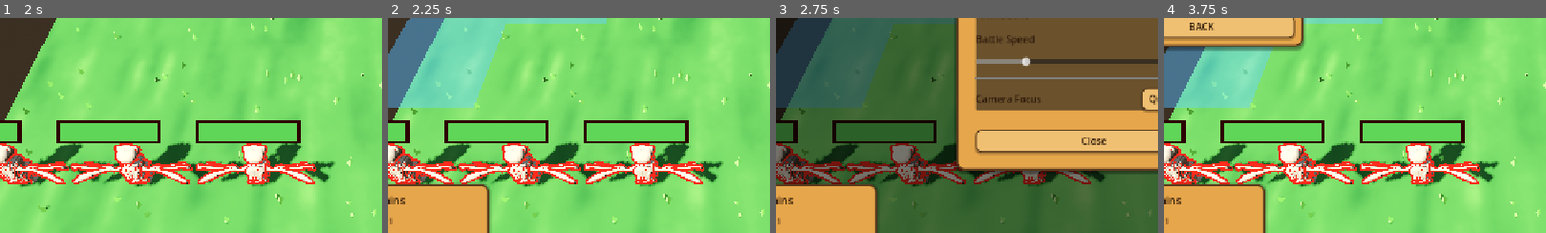
Above: before the commit, frames 1-4 (left to right).
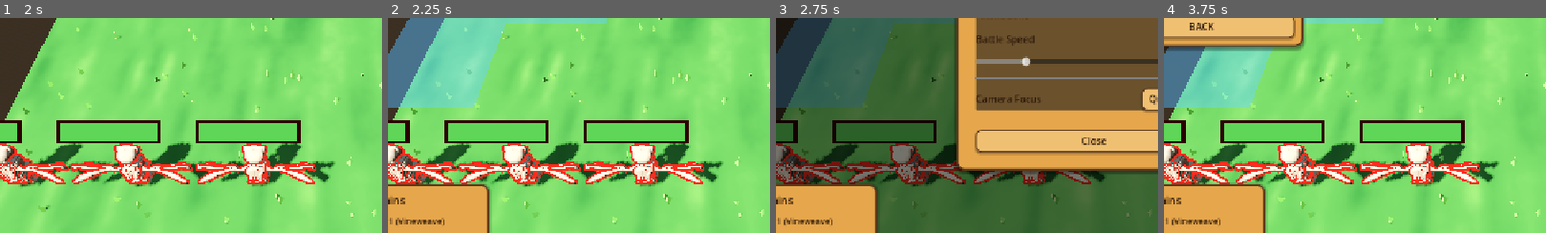
Above: after the commit, the same moments.

Repository: K-ennethA/Conquest
Game: Godot game, scene res://game/world/GameWorld.tscn
Same seed, same stepped clock (60 frames per second), same inputs: the game is played once before the commit and once after it. This scene is started directly instead of the project's main scene.
Inputs (mouse positions are % of the whole screen's width and height, from its top left):
- Up to frame 1 (2 s): click "⚙" at 0.5 s; click "BATTLE LOG ▸" at 1.25 s
- Up to frame 2 (2.25 s): tap Enter (confirm) at 2 s; move the mouse to (72, 45) at 2.02 s; hold Right (cursor_right) from 2.03 s (still down); tap M (unit_move) at 2.1 s; click (72, 45) at 2.17 s
- Up to frame 3 (2.75 s): keep holding Right (cursor_right); tap Space at 2.27 s
- Up to frame 4 (3.75 s): release Right (cursor_right) at 2.75 s; click "Move (M)" at 2.75 s; click "MOVES (4 available)" at 3.5 s
The pictures show only the part of the screen within x 8-58%, y 41-91%; the shares and areas given below are measured in that part.

Frame 1 is identical in both runs. In frame 2, 0.3% of the frame differs, in the area x 2-15%, y 92-97%; in frame 3, 0.3%; in frame 4, 0.3%.

Commit message:
fix(ui): hotseat friend/foe outlines follow the turn player; per-unit move cost
- UnitVisualManager: in local play outlines are drawn from the perspective of
  the human whose turn it is (kept through AI phases), so Player 2's units are
  blue on Player 2's hotseat turn. Multiplayer stays relative to the local slot.
- TerrainInfoPanel: Move Cost uses the selected (or hovered) unit's movement
  profile via MovementResolver's cost/blocking helpers (read-only), so terrain
  overrides and flying/phasing kinds show the real cost.

Co-Authored-By: Claude Opus 5.5 <noreply@anthropic.com>
Claude-Session: https://claude.ai/code/session_0162bpEGUe9eHwfx1BhGZr9d

Diff:
--- a/game/ui/panels/TerrainInfoPanel.gd
+++ b/game/ui/panels/TerrainInfoPanel.gd
@@ -68,6 +68,11 @@
 
 	if GameEvents and not GameEvents.cursor_moved.is_connected(_on_cursor_moved):
 		GameEvents.cursor_moved.connect(_on_cursor_moved)
+	# Track the selected unit so Move Cost reflects ITS movement profile.
+	if GameEvents and not GameEvents.unit_selected.is_connected(_on_unit_selected):
+		GameEvents.unit_selected.connect(_on_unit_selected)
+	if GameEvents and not GameEvents.unit_deselected.is_connected(_on_unit_deselected):
+		GameEvents.unit_deselected.connect(_on_unit_deselected)
 
 
 ## Pin our rect to the whole viewport so the bottom-left-anchored card lands on
@@ -157,21 +162,76 @@
 
 	_current_cell = cell
 
+	var unit_cost := _unit_move_cost_text(cell)
 	if tile != null:
 		_name_label.text = tile.tile_name if tile.tile_name != "" else "Unknown Terrain"
-		if tile.is_tile_passable():
+		if not unit_cost.is_empty():
+			_move_label.text = unit_cost
+		elif tile.is_tile_passable():
 			_move_label.text = "Move Cost: %d" % maxi(1, tile.base_movement_cost)
 		else:
 			_move_label.text = "Move Cost: -- (Impassable)"
 	else:
 		_name_label.text = "Unknown Terrain"
-		_move_label.text = "Move Cost: 1"
+		_move_label.text = unit_cost if not unit_cost.is_empty() else "Move Cost: 1"
 
 	# Reveal BEFORE populating effects: the name/move rows are already valid, so
 	# even if effect population ever failed we still surface the terrain instead of
 	# leaving a wired-but-hidden panel (the reported "never appears" symptom).
 	show()
 	_populate_effects(cell)
+
+
+# --- Per-unit move cost ----------------------------------------------------------
+# MovementResolver prices a step with the MOVER's profile (per-terrain overrides,
+# and flying/phasing kinds ignore blocking terrain), so the tile's base cost can be
+# wrong for the unit the player cares about. When a unit is selected -- or, with
+# nothing selected, a unit stands on the hovered cell -- show the cost for THAT
+# unit's profile via the resolver's own (read-only) cost/blocking helpers.
+
+var _selected_unit = null
+
+func _on_unit_selected(unit, _world_pos) -> void:
+	_selected_unit = unit
+	_refresh_current_cell()
+
+func _on_unit_deselected(_unit) -> void:
+	_selected_unit = null
+	_refresh_current_cell()
+
+func _refresh_current_cell() -> void:
+	if visible and _current_cell != Vector2i(-999999, -999999):
+		show_for_cell(_current_cell)
+
+## The unit whose profile prices the hovered cell: the selected unit, else the unit
+## standing on [param cell]; null when neither exists.
+func _cost_unit_for(cell: Vector2i, board):
+	if _selected_unit != null and is_instance_valid(_selected_unit):
+		return _selected_unit
+	if board != null and board.has_method("units_at"):
+		for u in board.units_at(cell):
+			if u != null and is_instance_valid(u):
+				return u
+	return null
+
+## "Move Cost: N (Unit)" for the cost-unit's movement profile, or "" when there is no
+## unit / profile to price with (the caller then shows the tile's base cost).
+func _unit_move_cost_text(cell: Vector2i) -> String:
+	var board = CombatServices.board()
+	if board == null:
+		return ""
+	var unit = _cost_unit_for(cell, board)
+	if unit == null or not unit.has_method("get_movement_profile"):
+		return ""
+	var profile = unit.get_movement_profile()
+	if not (profile is MovementProfile):
+		return ""
+	var who: String = unit.get_display_name() if unit.has_method("get_display_name") else ""
+	var suffix := " (%s)" % who if not who.is_empty() else ""
+	# Only GROUND movers are stopped by blocking terrain (see MovementResolver._can_traverse).
+	if profile.kind == CombatTypes.MovementKind.GROUND and MovementResolver._is_blocked(board, cell):
+		return "Move Cost: -- (Impassable)" + suffix
+	return "Move Cost: %d" % MovementResolver._enter_cost(cell, profile, board) + suffix
 
 
 ## Hide the panel and reset its tracked cell so the next show_for_cell always
--- a/game/visuals/UnitVisualManager.gd
+++ b/game/visuals/UnitVisualManager.gd
@@ -391,8 +391,8 @@
 ##
 ## Friend/foe is decided exactly the way the rest of the game decides who the human
 ## may command (see PlayerManager.can_current_player_select_unit): the local human is
-## `GameModeManager.get_local_player_id()` (0 in single-player / hotseat, the real
-## slot in multiplayer), and any unit owned by an `is_ai` player -- or by any other
+## [method _perspective_player_id] (the human whose turn it is in single-player /
+## hotseat, the real slot in multiplayer), and any unit owned by an `is_ai` player -- or by any other
 ## player id -- is hostile and gets the RED outline. A unit with no owner, or one
 ## owned by a dormant NEUTRAL faction (jungle-camp style, hostile to nobody until
 ## provoked), gets no outline at all so it reads as a third party rather than as
@@ -415,10 +415,35 @@
 	if owner_player.is_ai:
 		return OutlineSide.ENEMY
 
-	var local_id: int = 0
-	if GameModeManager and GameModeManager.has_method("get_local_player_id"):
-		local_id = int(GameModeManager.get_local_player_id())
+	var local_id: int = _perspective_player_id()
 	return OutlineSide.ALLY if owner_player.player_id == local_id else OutlineSide.ENEMY
+
+
+## Last human player whose turn it was in LOCAL play (hotseat / VERSUS). Outlines keep
+## this perspective through an AI phase so they don't flip to the AI's point of view.
+var _hotseat_perspective_id: int = 0
+
+## Whose point of view friend/foe outlines are drawn from.
+##   MULTIPLAYER : the local client's slot (GameModeManager.get_local_player_id()) --
+##                 the other side is always "enemy" on this screen.
+##   local play  : the HUMAN whose turn it currently is. In a two-human hotseat game
+##                 both players share one screen, so Player 2's units must read as
+##                 friendly (blue) on Player 2's turn. Single-player has only one human
+##                 (slot 0), so this is identical to the old fixed-0 behaviour there.
+## Refreshed on every turn change via _on_turn_started -> update_all_unit_visuals.
+func _perspective_player_id() -> int:
+	if GameSettings and GameSettings.game_mode == GameSettings.GameMode.MULTIPLAYER:
+		if GameModeManager and GameModeManager.has_method("get_local_player_id"):
+			return int(GameModeManager.get_local_player_id())
+		return 0
+	var current: Player = null
+	if TurnSystemManager and TurnSystemManager.has_active_turn_system():
+		current = TurnSystemManager.get_active_turn_system().get_current_active_player()
+	if current == null and PlayerManager:
+		current = PlayerManager.get_current_player()
+	if current != null and not current.is_ai and not current.is_neutral:
+		_hotseat_perspective_id = int(current.player_id)
+	return _hotseat_perspective_id
 
 # --- Shared overlay materials ------------------------------------------------
 
